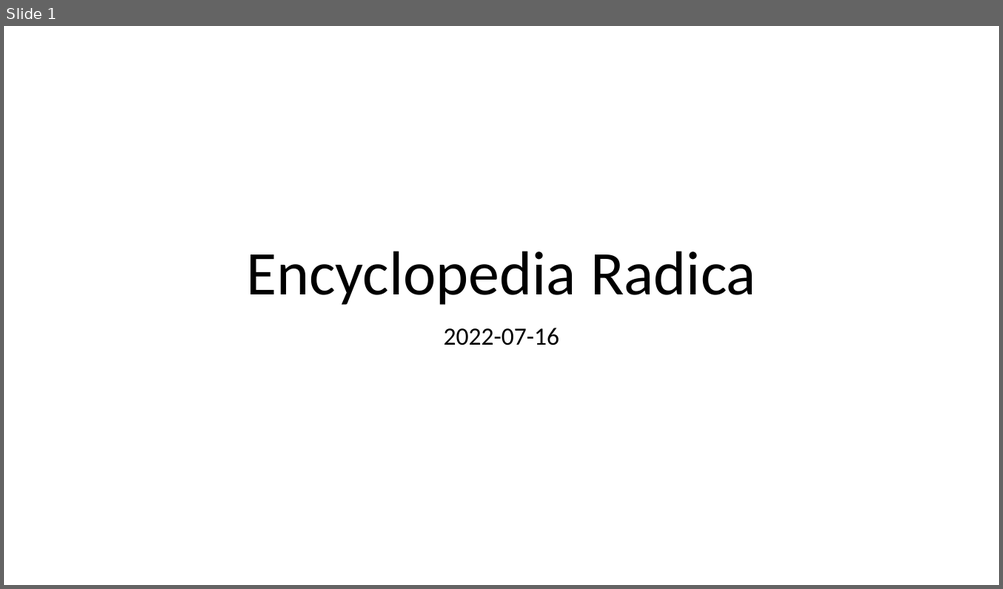
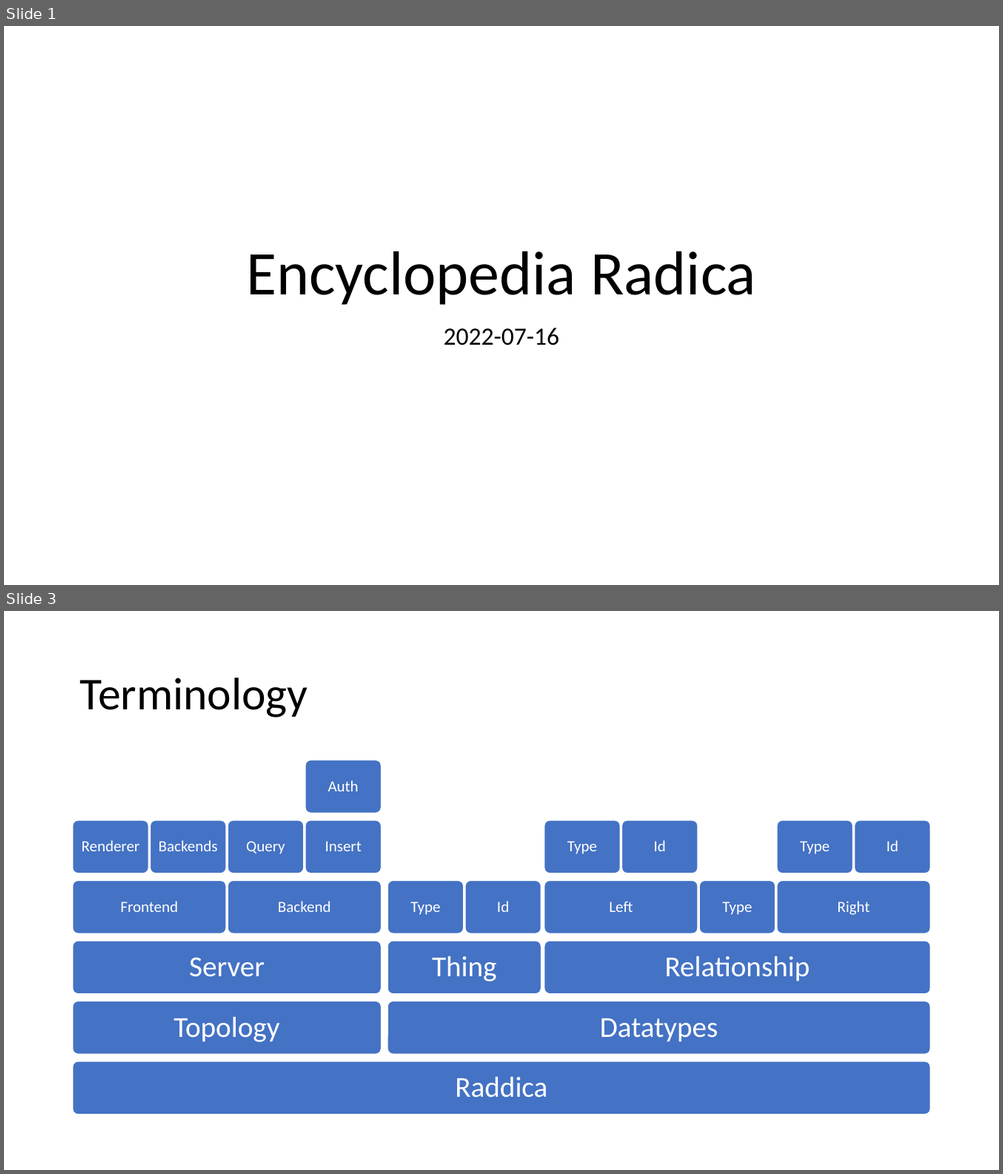
Before and after one commit to raddest-ca/encyclopedia-radica, a slide deck: radica.pptx. Shown one above the other, each under a label of ours: slide 1 before the commit, slides 1 and 3 after it; the slides between them are not shown. The pictures are 1003x589 and 1003x1174 pixels, drawn with LibreOffice and Linux fonts; fonts in the diff are those of the drawing. Boxes give left, top, right and bottom in pixels: in the first picture for what was removed or moved away, otherwise in the second. Text is boxed around its words. In the diff, an @@ line names an element or a change of style, - is before the commit and + after.

```diff
--- a/radica.pptx
+++ b/radica.pptx
@@ slide 3 added at [4, 611, 999, 1170], background #FFFFFF @@
@@ title added at [79, 678, 307, 718], 44 pt, text #000000 @@
+Terminology
@@ group added at [73, 760, 930, 1115]: 22 rounded rectangles, 22 texts @@
+Raddica
+Topology
+Server
+Frontend
+Renderer
+Backends
+Backend
+Query
+Insert
+Auth
+Datatypes
+Thing
+Type
+Id
+Relationship
+Left
+Type
+Id
+Type
+Right
+Type
+Id
```
Also in this commit, not shown: 1 slide changed, 1 other slide added, 1 slide removed, 8 other files.
